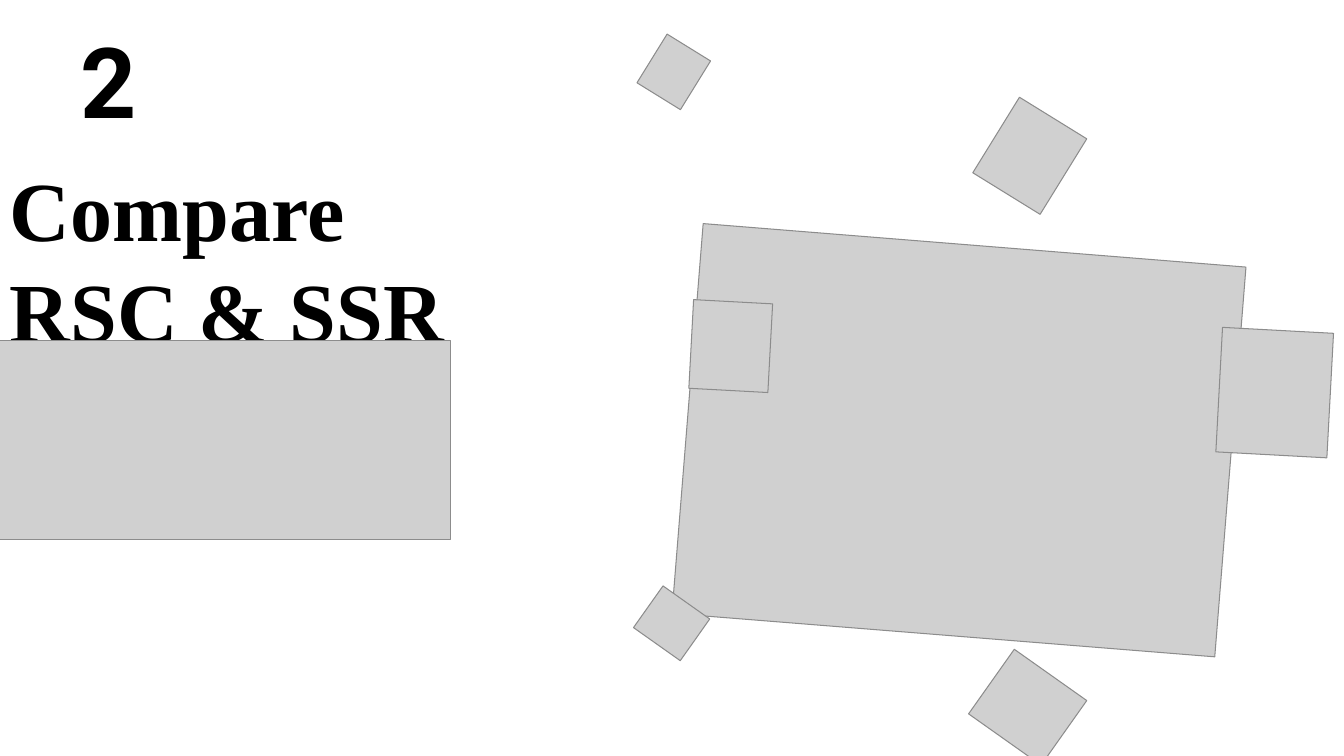
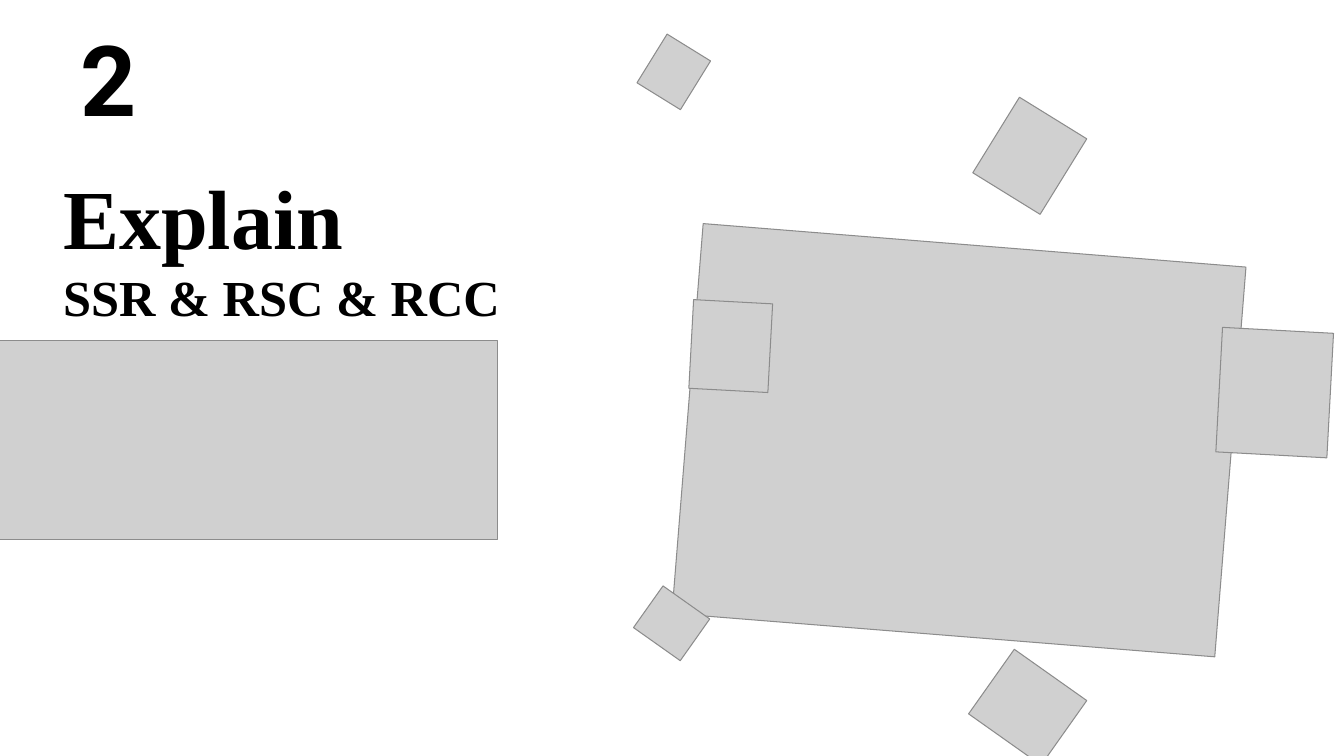
Before and after one commit to PinkPigPinkPig/seminar-rsc, a slide deck: slide 11 of RSC final.pptx (slide 13 before the commit). Drawn at 1344x756 pixels with LibreOffice and Linux fonts; fonts in the diff are those of the drawing; grey boxes stand for pictures; background and template pictures are left out. Boxes give left, top, right and bottom in pixels: in the first picture for what was removed or moved away, otherwise in the second. Text is boxed around its words. In the diff, an @@ line names an element or a change of style, - is before the commit and + after.

```diff
--- a/RSC final.pptx
+++ b/RSC final.pptx
@@ text at [63, 190, 500, 317]: text changed; size 60 to 36 pt @@
-Compare
-RSC & SSR
+Explain
+SSR & RSC & RCC
@@ picture: place and size @@
-picture at [0, 341, 451, 539]
+picture at [0, 341, 497, 539]
```
Also in this commit, not shown: 14 other slides changed, 7 slides added, 6 slides removed.
